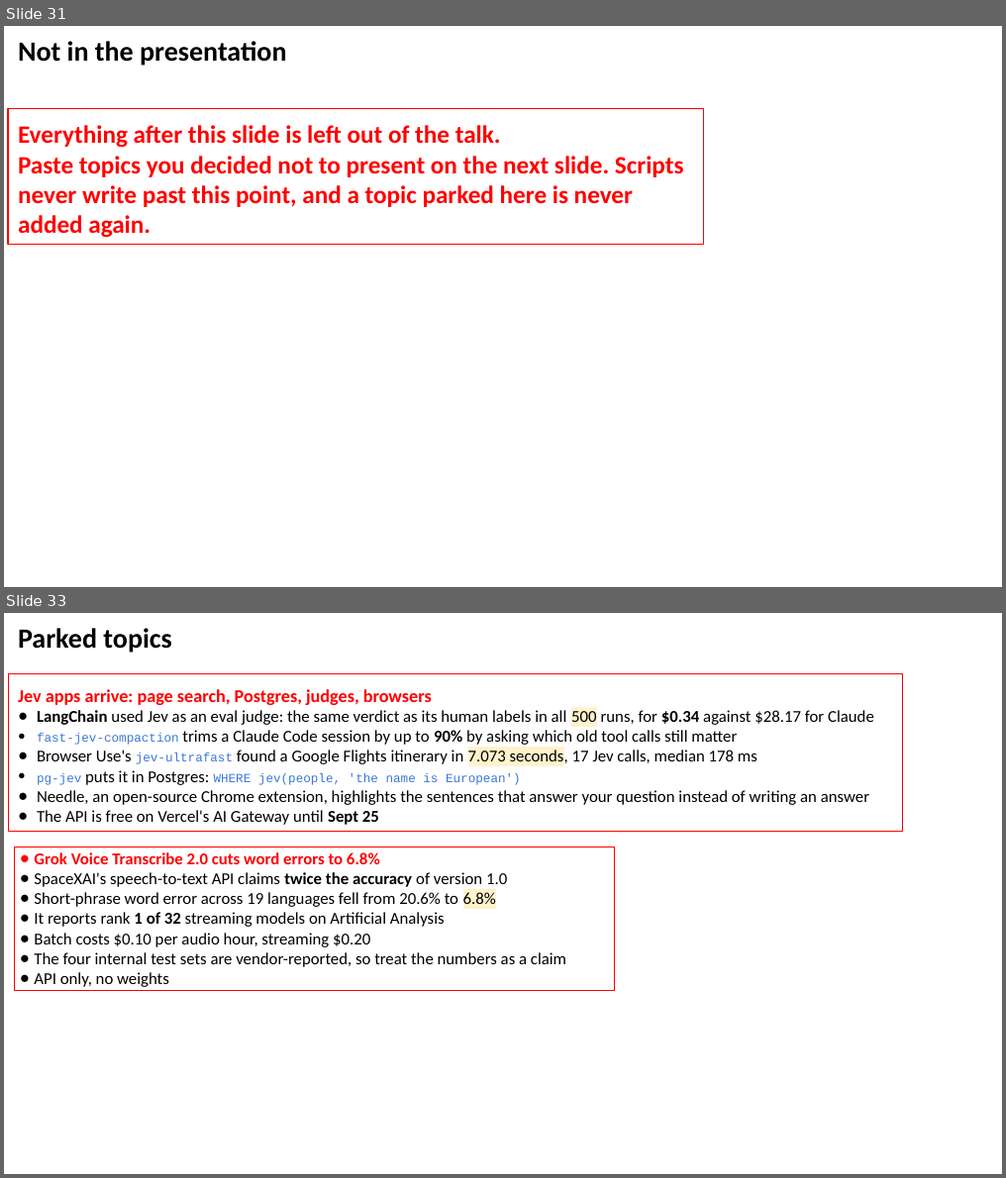
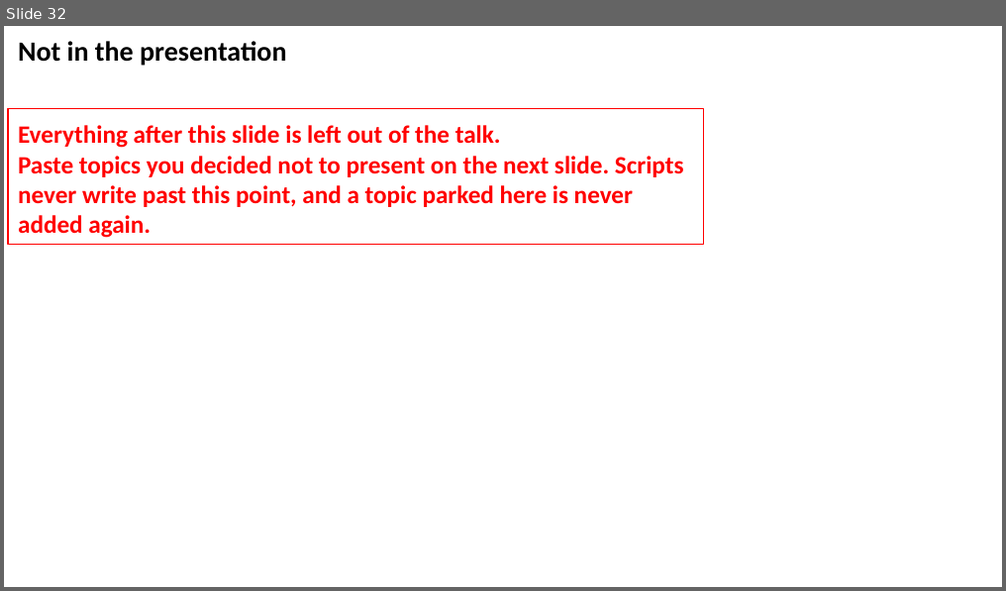
Before and after one commit to lselector/seminar, a slide deck: 2026/2026-09-25-AI-News.pptx. Shown one above the other, each under a label of ours: slides 31 and 33 before the commit, slide 32 after it; the slides between them are not shown. The pictures are 1006x1178 and 1006x591 pixels, drawn with LibreOffice and Linux fonts; fonts in the diff are those of the drawing. Boxes give left, top, right and bottom in pixels: in the first picture for what was removed or moved away, otherwise in the second. Text is boxed around its words. In the diff, an @@ line names an element or a change of style, - is before the commit and + after.

```diff
--- a/2026/2026-09-25-AI-News.pptx
+++ b/2026/2026-09-25-AI-News.pptx
@@ slide 33 removed at <box>4,613,1002,1174</box>, background #FFFFFF @@
@@ text removed at <box>18,628,171,653</box> @@
-Parked topics
@@ rectangle removed at <box>8,673,903,831</box> @@
-Jev apps arrive: page search, Postgres, judges, browsers
-● LangChain used Jev as an eval judge: the same verdict as its human labels in all 500 runs, for $0.34 against $28.17 for Claude
-● fast-jev-compaction trims a Claude Code session by up to 90% by asking which old tool calls still matter
-● Browser Use's jev-ultrafast found a Google Flights itinerary in 7.073 seconds, 17 Jev calls, median 178 ms
-● pg-jev puts it in Postgres: WHERE jev(people, 'the name is European')
-● Needle, an open-source Chrome extension, highlights the sentences that answer your question instead of writing an answer
-● The API is free on Vercel's AI Gateway until Sept 25
@@ rectangle removed at <box>15,848,615,990</box> @@
-● Grok Voice Transcribe 2.0 cuts word errors to 6.8%
-● SpaceXAI's speech-to-text API claims twice the accuracy of version 1.0
-● Short-phrase word error across 19 languages fell from 20.6% to 6.8%
-● It reports rank 1 of 32 streaming models on Artificial Analysis
-● Batch costs $0.10 per audio hour, streaming $0.20
-● The four internal test sets are vendor-reported, so treat the numbers as a claim
-● API only, no weights
@@ what was slide 31 is now slide 32 @@
```
Also in this commit, not shown: 8 slides changed, 3 slides added, 3 other slides removed.
